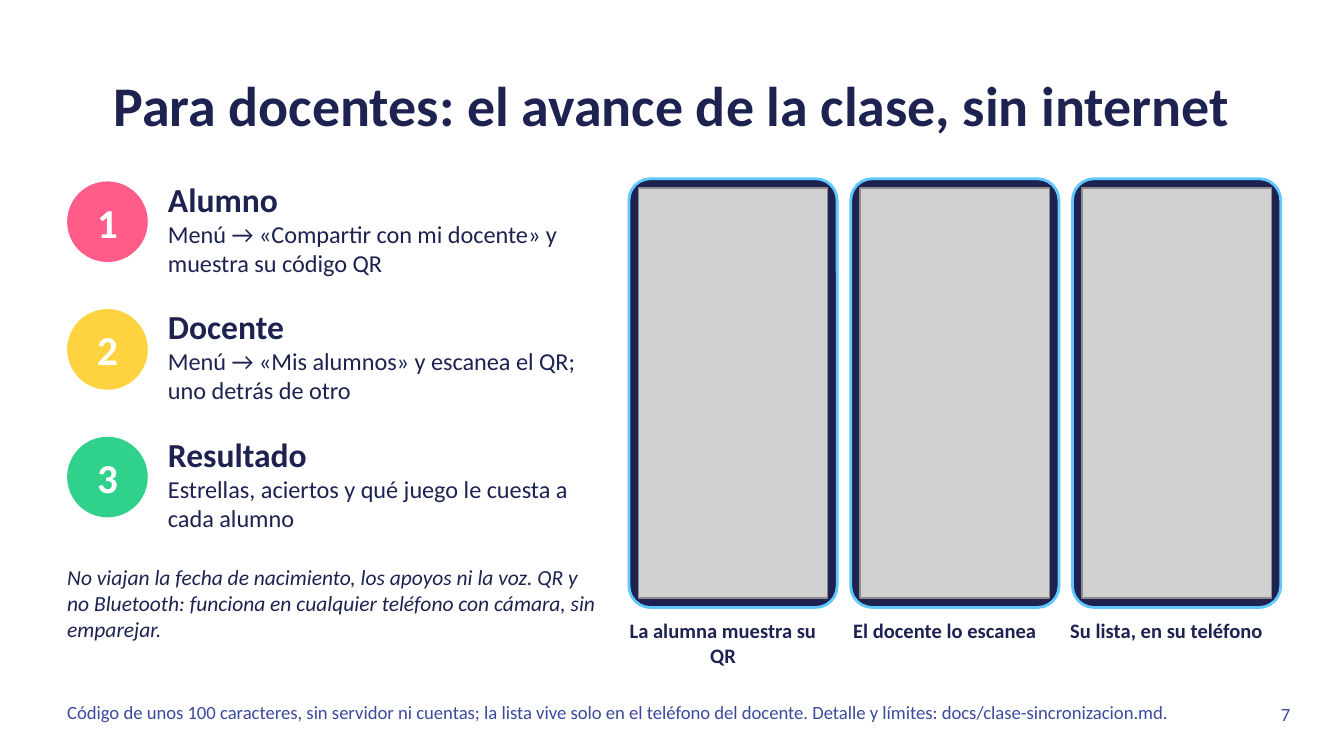
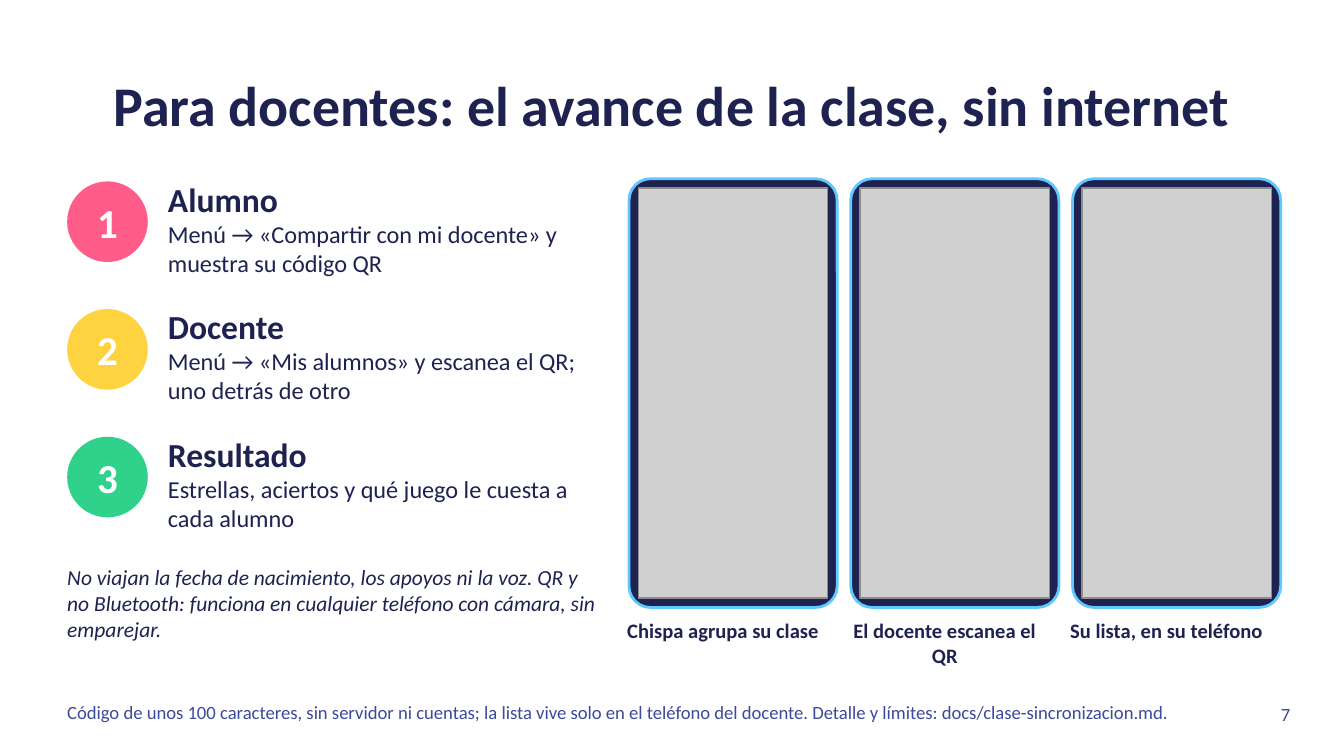
Before and after one commit to danielvaldess/chispa-lab, a slide deck: slide 7 of docs/presentacion/Chispa-Lab-hack4edu-2026.pptx. Drawn at 1344x756 pixels with LibreOffice and Linux fonts; fonts in the diff are those of the drawing; grey boxes stand for pictures. Boxes give left, top, right and bottom in pixels: in the first picture for what was removed or moved away, otherwise in the second. Text is boxed around its words. In the diff, an @@ line names an element or a change of style, - is before the commit and + after.

```diff
--- a/docs/presentacion/Chispa-Lab-hack4edu-2026.pptx
+++ b/docs/presentacion/Chispa-Lab-hack4edu-2026.pptx
@@ text at bbox=[627, 623, 818, 642]: text changed @@
-La alumna muestra su QR
+Chispa agrupa su clase
@@ text at bbox=[853, 623, 1035, 666]: text changed @@
-El docente lo escanea
+El docente escanea el QR
```
Also in this commit, not shown: 4 other slides changed, 11 other files.
